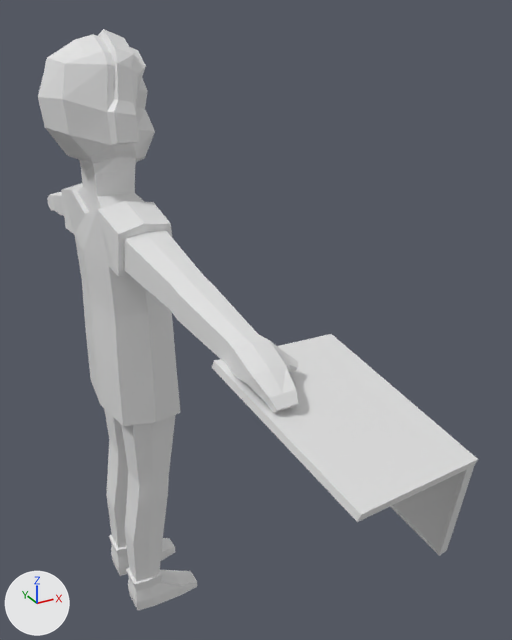
An edit to the Blender file Stuff for artists to share among themselves/boy-artist ver 1.2.blend, drawn before and after from the same camera.
Camera for both pictures: a camera (50 mm lens) standing at (-3.31, -10.85, 10.62) and looking at (2.05, -1.1, 5.74). Arrows for +X, +Y and +Z are at lower left; the lights stay in place.
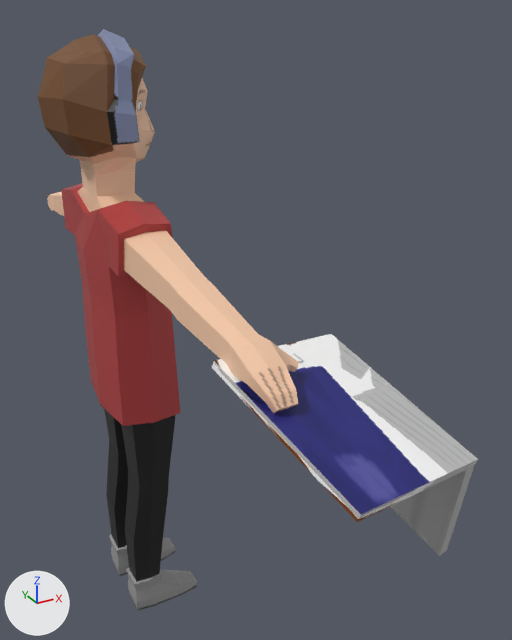
Where the change shows, as pixel boxes (x1, y1, x2, y2) in the pictures (512 x 640 px):
'Cube', surface changed
    both: (38, 29, 299, 610)
'Cube.002', surface changed, recoloured
    both: (212, 334, 478, 556)

Edits to the bpy script that builds the scene:
```text
Add img_girl_artist_2_texture_png:
    img_girl_artist_2_texture_png = load_image('Girl Artist 2 Texture.png', 'Girl Artist 2 Texture.png', 512, 512, 'sRGB')
Add img_boy_artist_1_texture_png:
    img_boy_artist_1_texture_png = load_image('Boy Artist 1 Texture.png', 'Boy Artist 1 Texture.png', 512, 512, 'sRGB')
Change mat_material_001:
    remove mat_material_001.base_color = (0.8, 0.8, 0.8)  # white #e7e7e7
    add mat_material_001.texture = img_boy_artist_1_texture_png
Change mat_material:
    mat_material.texture: img_girl_artist_1 -> img_girl_artist_2_texture_png
Change me_cube_002:
    where me_cube_002.from_pydata(...)  # 924 vertices, 873 faces; spans x -1.0..1.7, y -1.0..1.0, z -35.8..1.0
    add me_cube_002.materials.append(mat_material)  # picture img_girl_artist_2_texture_png
```
